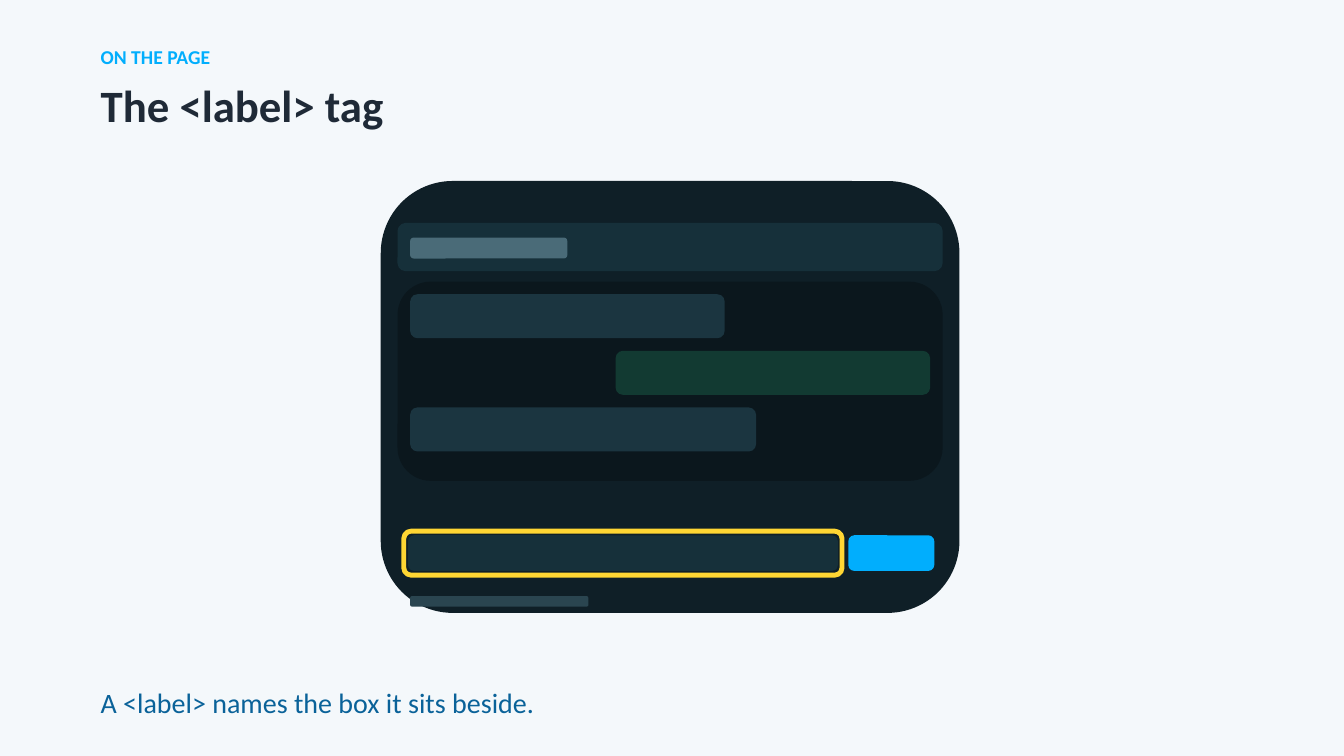
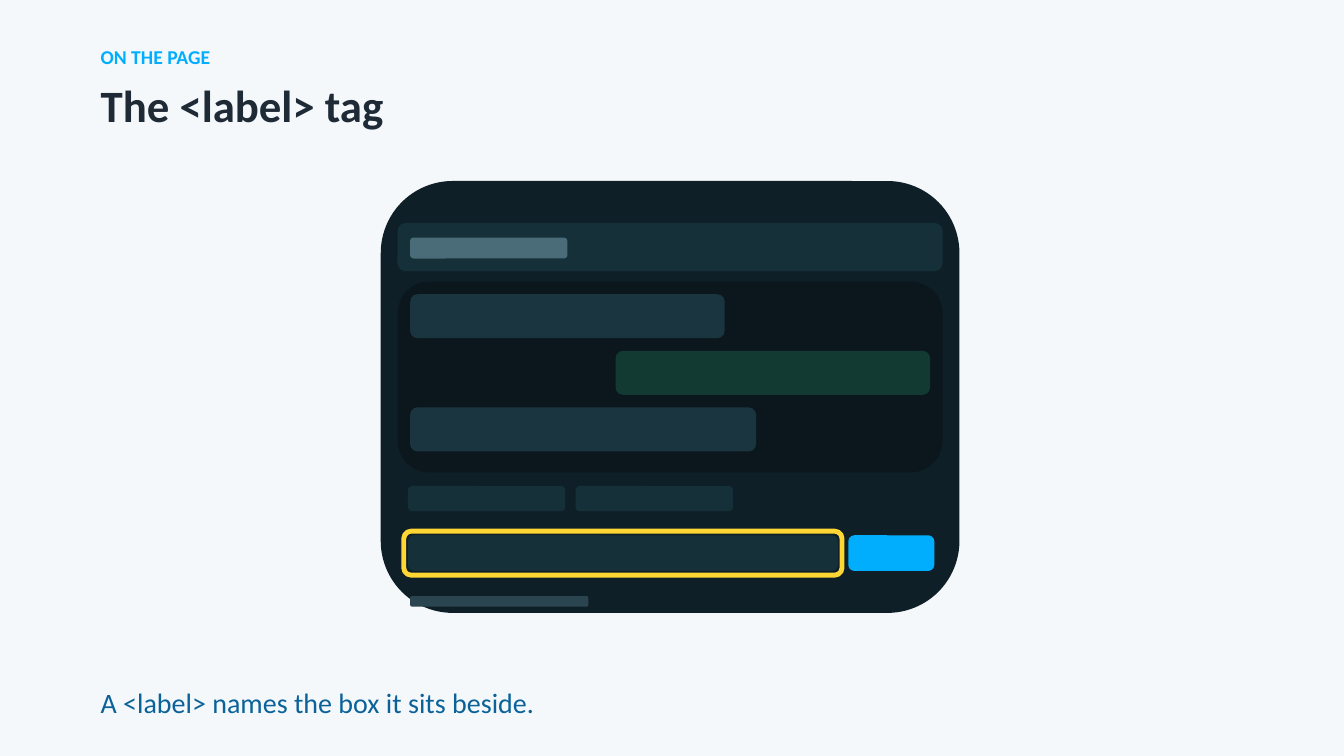
Before and after one commit to utgapps/utgapps.github.io, a slide deck: slide 8 of ai101/slides/week-09.pptx. Drawn at 1344x756 pixels with LibreOffice and Linux fonts; fonts in the diff are those of the drawing. Boxes give left, top, right and bottom in pixels: in the first picture for what was removed or moved away, otherwise in the second. Text is boxed around its words. In the diff, an @@ line names an element or a change of style, - is before the commit and + after.

```diff
--- a/ai101/slides/week-09.pptx
+++ b/ai101/slides/week-09.pptx
@@ rounded rectangle added at [408,486,566,511], fill #16303A @@
@@ rounded rectangle added at [576,486,733,511], fill #16303A @@
```
Also in this commit, not shown: 1 other slide changed, 3 slides added, 29 other files.
